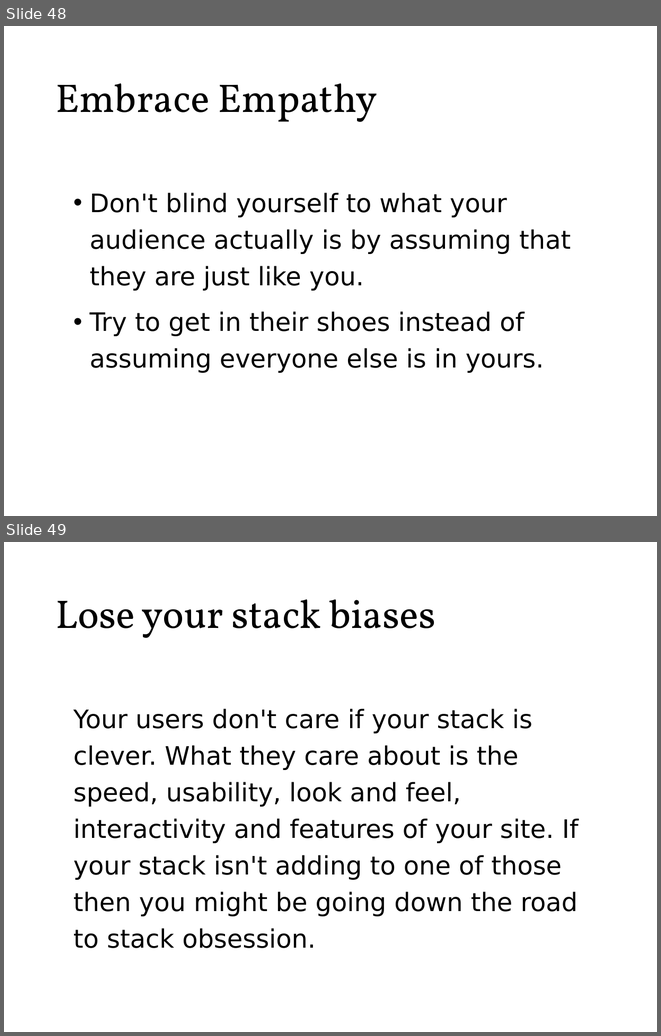
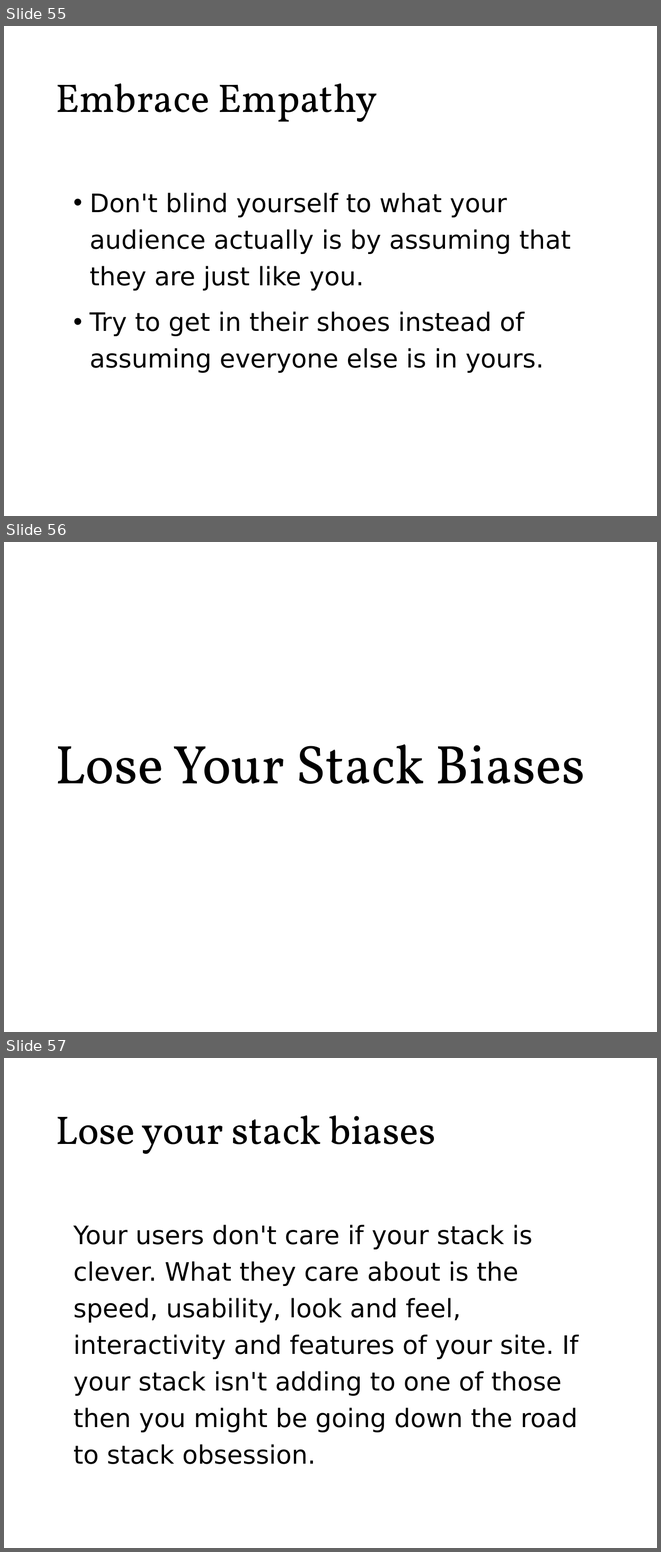
Before and after one commit to roblarsen/rob-larsen-presentations, a slide deck: wild-world-web.pptx. Shown one above the other, each under a label of ours: slides 48 and 49 before the commit, slides 55, 56 and 57 after it. The pictures are 661x1036 and 661x1552 pixels, drawn with LibreOffice and Linux fonts; fonts in the diff are those of the drawing; background and template pictures are left out. Boxes give left, top, right and bottom in pixels: in the first picture for what was removed or moved away, otherwise in the second. Text is boxed around its words. In the diff, an @@ line names an element or a change of style, - is before the commit and + after.

```diff
--- a/wild-world-web.pptx
+++ b/wild-world-web.pptx
@@ slide 56 added at <box>4,542,657,1032</box>, background picture (left out) @@
@@ title added at <box>55,744,585,784</box>, 60 pt, text #000000 @@
+Lose Your Stack Biases
@@ what was slide 48 is now slide 55 @@
@@ what was slide 49 is now slide 57 @@
```
Also in this commit, not shown: 7 other slides added, 1 other file.
